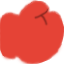
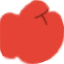
Layered file, before and after one edit (64x64). Changes by layer:
painted on "Layer 1" over [26, 0, 64, 64]
hid "Layer 2" over [26, 0, 64, 64]
